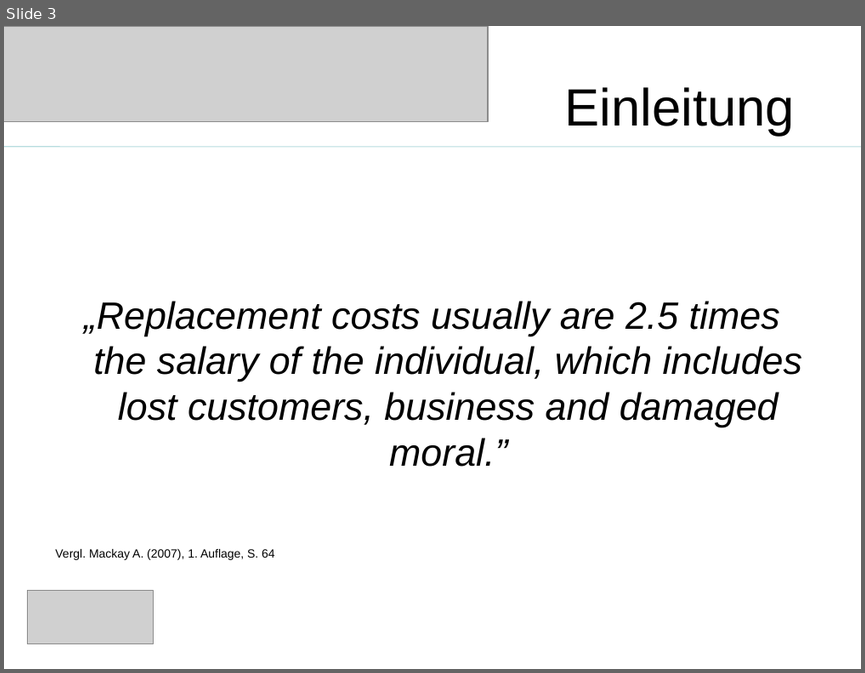
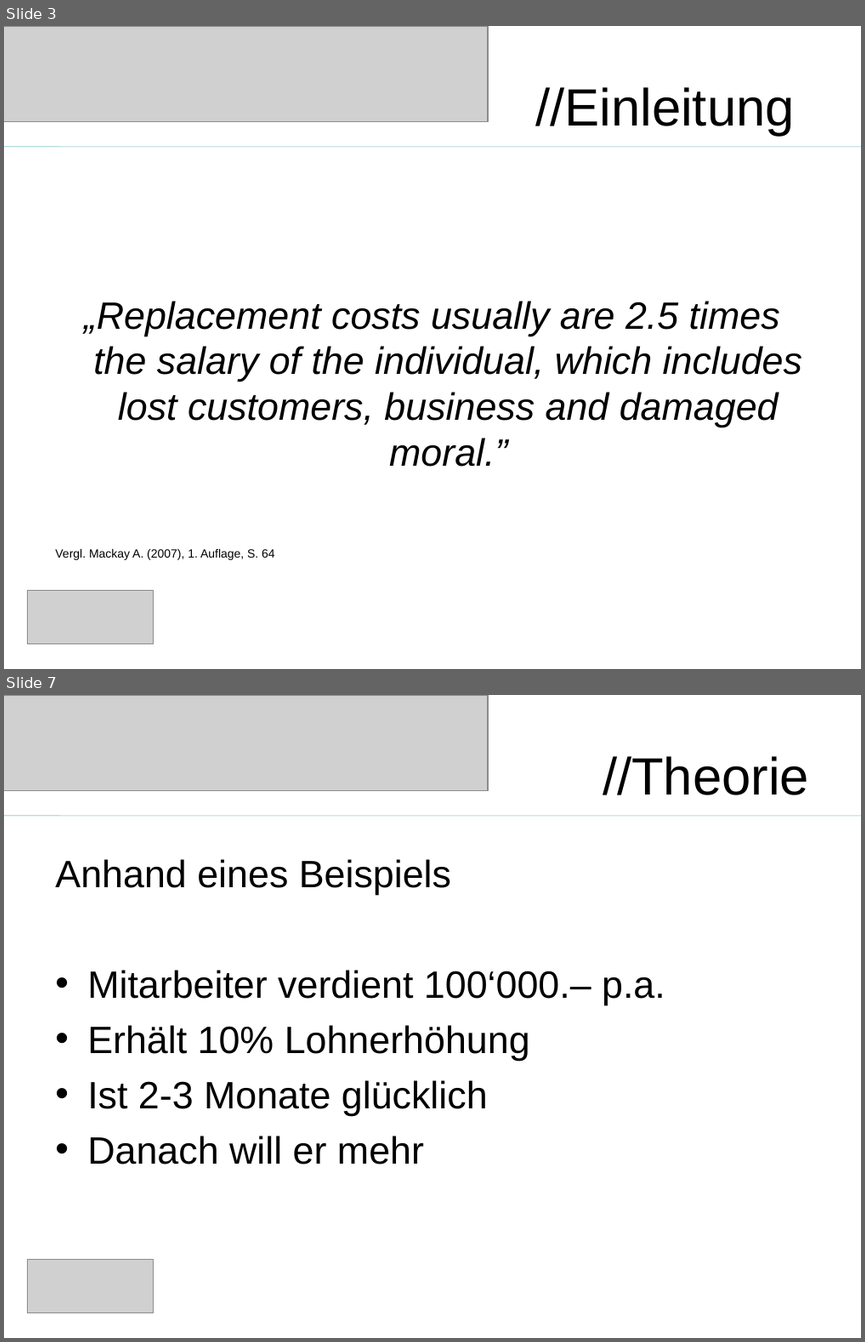
Before and after one commit to saw303/masterstudy, a slide deck: disposition/Präsentation.ppt. Shown one above the other, each under a label of ours: slide 3 before the commit, slides 3 and 7 after it; the slides between them are not shown. The pictures are 865x673 and 865x1342 pixels, drawn with LibreOffice and Linux fonts; fonts in the diff are those of the drawing; grey boxes stand for pictures. Boxes give left, top, right and bottom in pixels: in the first picture for what was removed or moved away, otherwise in the second. Text is boxed around its words. In the diff, an @@ line names an element or a change of style, - is before the commit and + after.

```diff
--- a/disposition/Präsentation.ppt
+++ b/disposition/Präsentation.ppt
@@ slide 7 added at (4,695,861,1338), background #FFFFFF @@
@@ picture added at (4,695,488,790) @@
@@ title added at (602,756,809,795), 44 pt, text #000000 @@
+//Theorie
@@ line added from (4, 816) to (861, 816), #B6DCDF 0.74 pt @@
@@ text added at (55,859,665,1164), 32 pt, text #000000 @@
+Anhand eines Beispiels
+• Mitarbeiter verdient 100‘000.– p.a.
+• Erhält 10% Lohnerhöhung
+• Ist 2-3 Monate glücklich
+• Danach will er mehr
@@ picture added at (27,1259,153,1313) @@
@@ slide 3 changed as well @@
@@ title at (535,87,794,136): text changed @@
-Einleitung
+//Einleitung
```
Also in this commit, not shown: 9 other slides changed, 7 other slides added, 5 slides removed, 1 other file.
